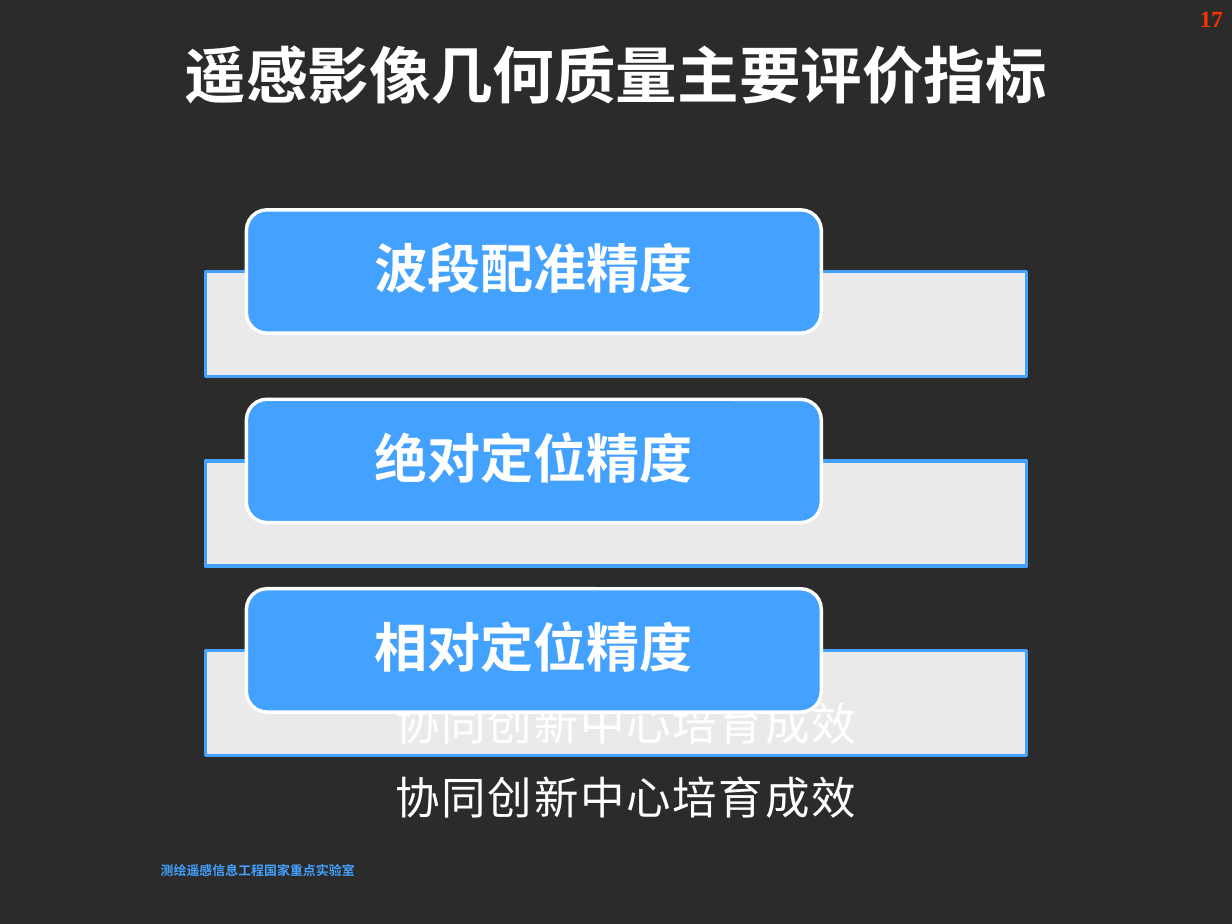
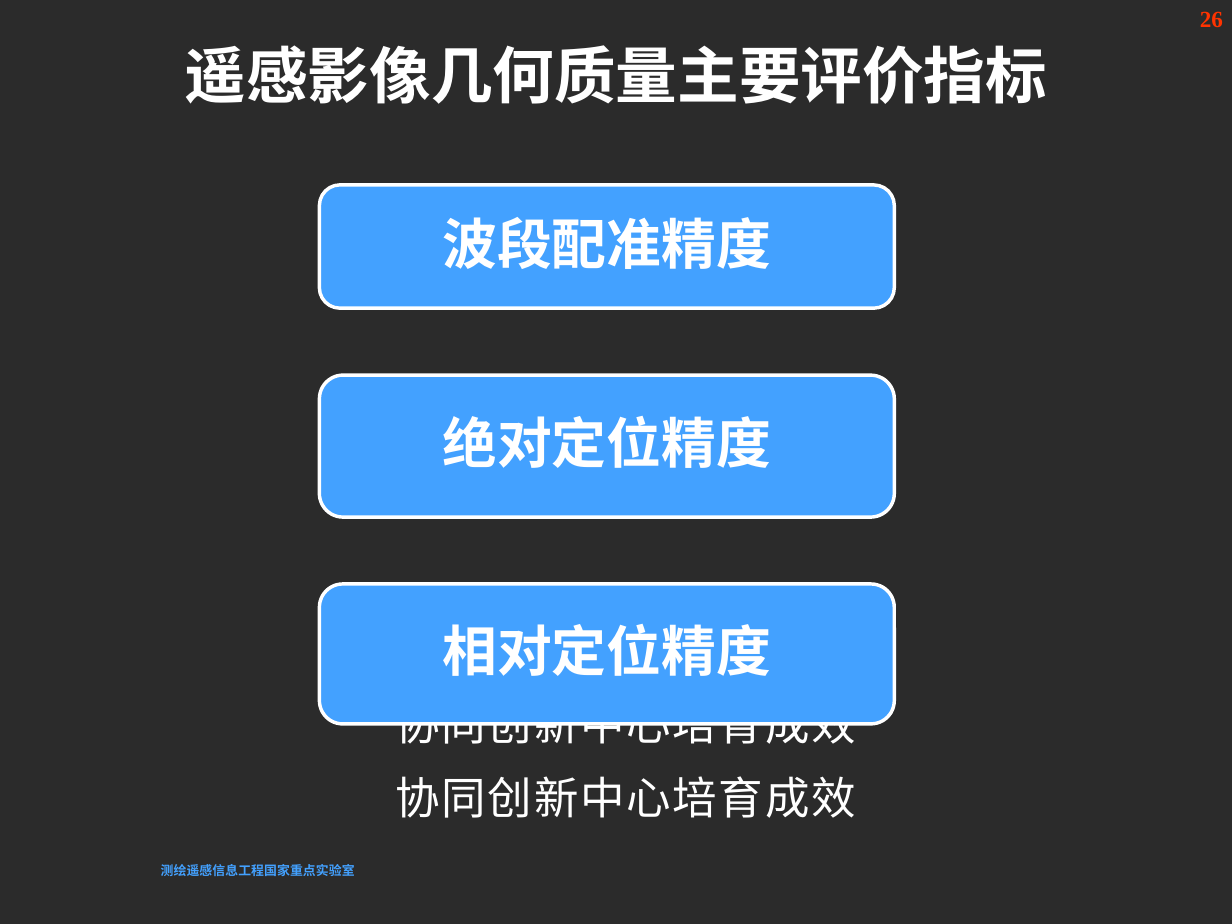
Before and after one commit to sugeryao/RSONE-Train-Material, a slide deck: slide 26 of 小组培训材料4--jzp.pptx (slide 17 before the commit). Drawn at 1232x924 pixels with LibreOffice and Linux fonts; fonts in the diff are those of the drawing; background and template pictures are left out; a plain dark background stands for a picture behind light text. Boxes give left, top, right and bottom in pixels: in the first picture for what was removed or moved away, otherwise in the second. Text is boxed around its words. In the diff, an @@ line names an element or a change of style, - is before the commit and + after.

```diff
--- a/小组培训材料4--jzp.pptx
+++ b/小组培训材料4--jzp.pptx
@@ page number at [1200,11,1223,28]: text changed @@
-17
+26
@@ rounded rectangle: place and size @@
-rounded rectangle at [246,209,822,333]
+rounded rectangle at [319,185,894,308]
@@ size 31 to 32 pt in 3 elements at [442,624,771,676], [442,416,771,468], [442,217,771,269] @@
@@ text "波段配准精度": place and size @@
-text "波段配准精度" at [375,242,693,293]
+text "波段配准精度" at [442,217,771,269]
@@ rectangle removed at [206,271,1027,376] @@
@@ rounded rectangle: place and size @@
-rounded rectangle at [246,399,822,522]
+rounded rectangle at [319,375,894,516]
@@ text "绝对定位精度": place and size @@
-text "绝对定位精度" at [375,432,693,483]
+text "绝对定位精度" at [442,416,771,468]
@@ rectangle removed at [206,461,1027,565] @@
@@ rounded rectangle: place and size @@
-rounded rectangle at [246,589,822,712]
+rounded rectangle at [319,584,894,724]
@@ text "相对定位精度": place and size @@
-text "相对定位精度" at [375,621,693,672]
+text "相对定位精度" at [442,624,771,676]
@@ rectangle removed at [206,650,1027,755] @@
```
Also in this commit, not shown: 2 other slides changed, 9 slides added.
